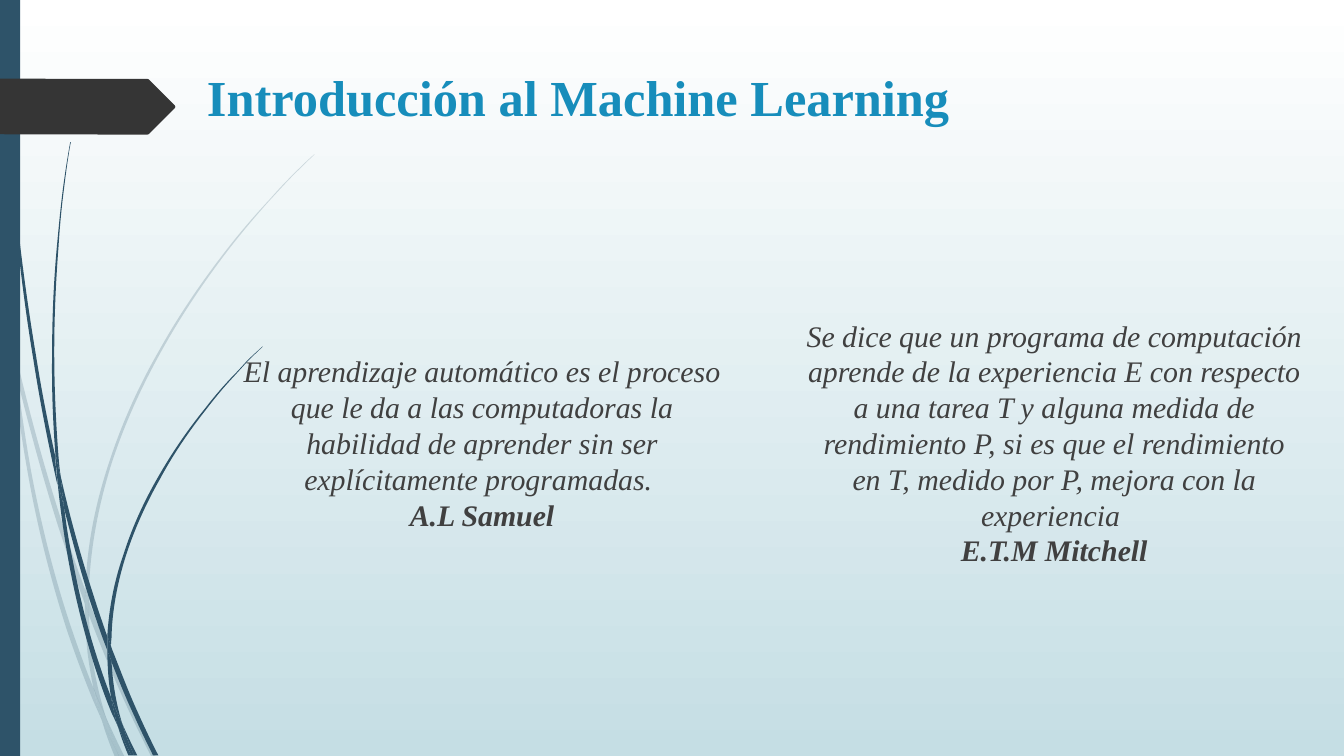
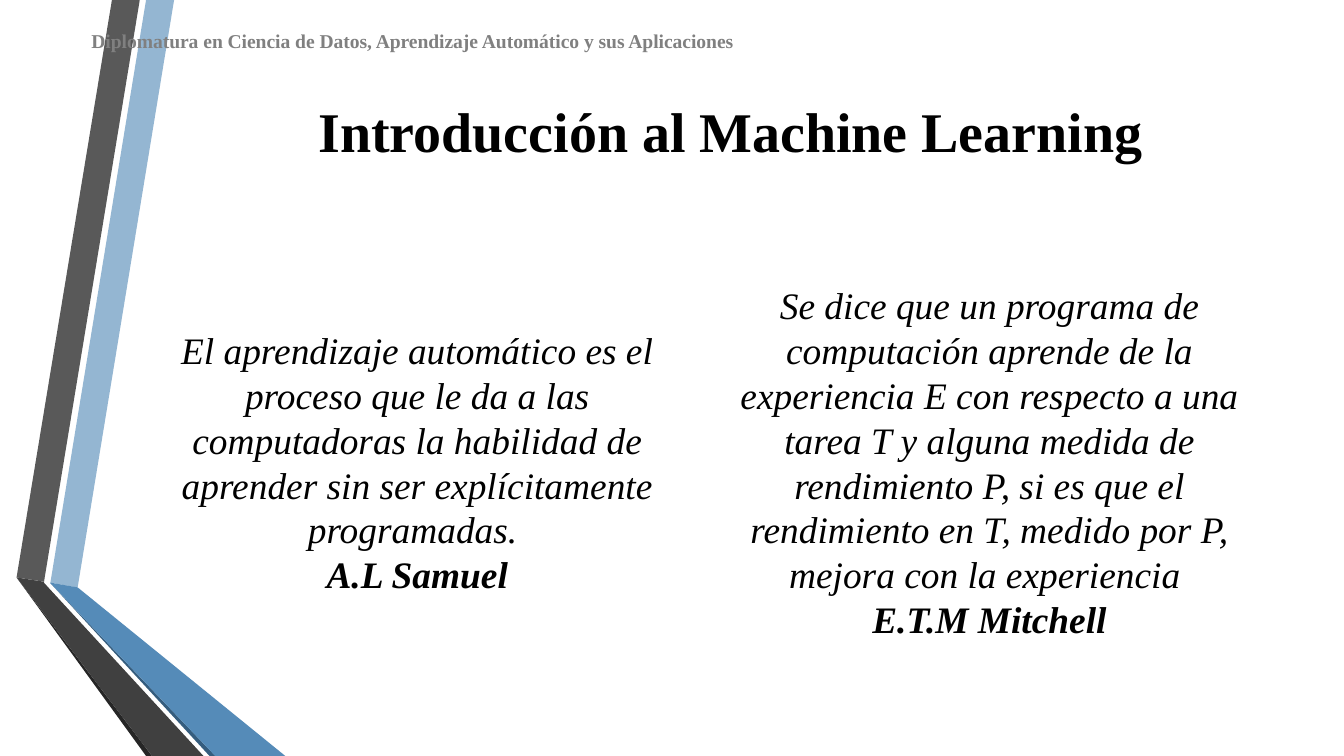
Before and after one commit to DiploDatos/AprendizajeSupervisado, a slide deck: slide 4 of Teórico/Aprendizaje Supervisado - Clase I.ppsx (slide 5 before the commit). Drawn at 1344x756 pixels with LibreOffice and Linux fonts; fonts in the diff are those of the drawing; background and template pictures are left out. Boxes give left, top, right and bottom in pixels: in the first picture for what was removed or moved away, otherwise in the second. Text is boxed around its words. In the diff, an @@ line names an element or a change of style, - is before the commit and + after.

```diff
--- a/Teórico/Aprendizaje Supervisado - Clase I.ppsx
+++ b/Teórico/Aprendizaje Supervisado - Clase I.ppsx
@@ background gradient #FFFFFF to #C5DEE5 to picture (left out) @@
@@ rectangle removed at <box>0,0,20,755</box> @@
@@ freeform shape: place and size @@
-freeform shape at <box>51,142,70,476</box>
+freeform shape at <box>16,0,140,582</box>
@@ freeform shape at <box>16,0,140,582</box>: fill #2E5369 to #595959 @@
@@ freeform shape added at <box>51,0,175,587</box>, fill #94B6D2 @@
@@ text added at <box>91,33,733,53</box>, 10.5 pt, text #808080, bold @@
+Diplomatura en Ciencia de Datos, Aprendizaje Automático y sus Aplicaciones
@@ freeform shape removed at <box>0,79,175,136</box> @@
@@ title "Introducción al Machine Learning" at <box>318,113,1143,163</box>: size 27 to 30 pt, text colour #178DBB to #000000; alignment left to centre; vertical alignment top to middle @@
@@ text "El aprendizaje automático es el ...": place and size @@
-text "El aprendizaje automático es el ..." at <box>244,359,720,527</box>
+text "El aprendizaje automático es el ..." at <box>181,338,653,589</box>
@@ text "El aprendizaje automático es el ..." at <box>181,338,653,589</box>: size 16 to 20 pt, text colour #404040 to #000000; more space between paragraphs @@
@@ text "Se dice que un programa ..." at <box>740,293,1238,634</box>: size 16 to 20 pt, text colour #404040 to #000000; more space between paragraphs @@
@@ text "Se dice que un programa ...": place and size @@
-text "Se dice que un programa ..." at <box>807,326,1302,562</box>
+text "Se dice que un programa ..." at <box>740,293,1238,634</box>
@@ freeform shape: place and size @@
-freeform shape at <box>85,603,106,716</box>
+freeform shape at <box>16,578,152,756</box>
@@ freeform shape at <box>16,578,152,756</box>: fill #2E5369 at 20% opacity to #262626 @@
@@ freeform shape added at <box>16,578,203,756</box>, fill #404040 @@
@@ freeform shape: place and size @@
-freeform shape at <box>89,601,156,756</box>
+freeform shape at <box>51,583,216,756</box>
@@ freeform shape at <box>51,583,216,756</box>: fill #2E5369 at 20% opacity to #355D7E @@
@@ freeform shape added at <box>51,583,286,756</box>, fill #558BB8 @@
@@ group removed at <box>0,155,314,756</box>: 8 freeform shapes @@
@@ group removed at <box>3,0,263,756</box>: 11 freeform shapes @@
```
Also in this commit, not shown: 27 other slides changed, 11 slides added, 14 slides removed, 4 other files.
